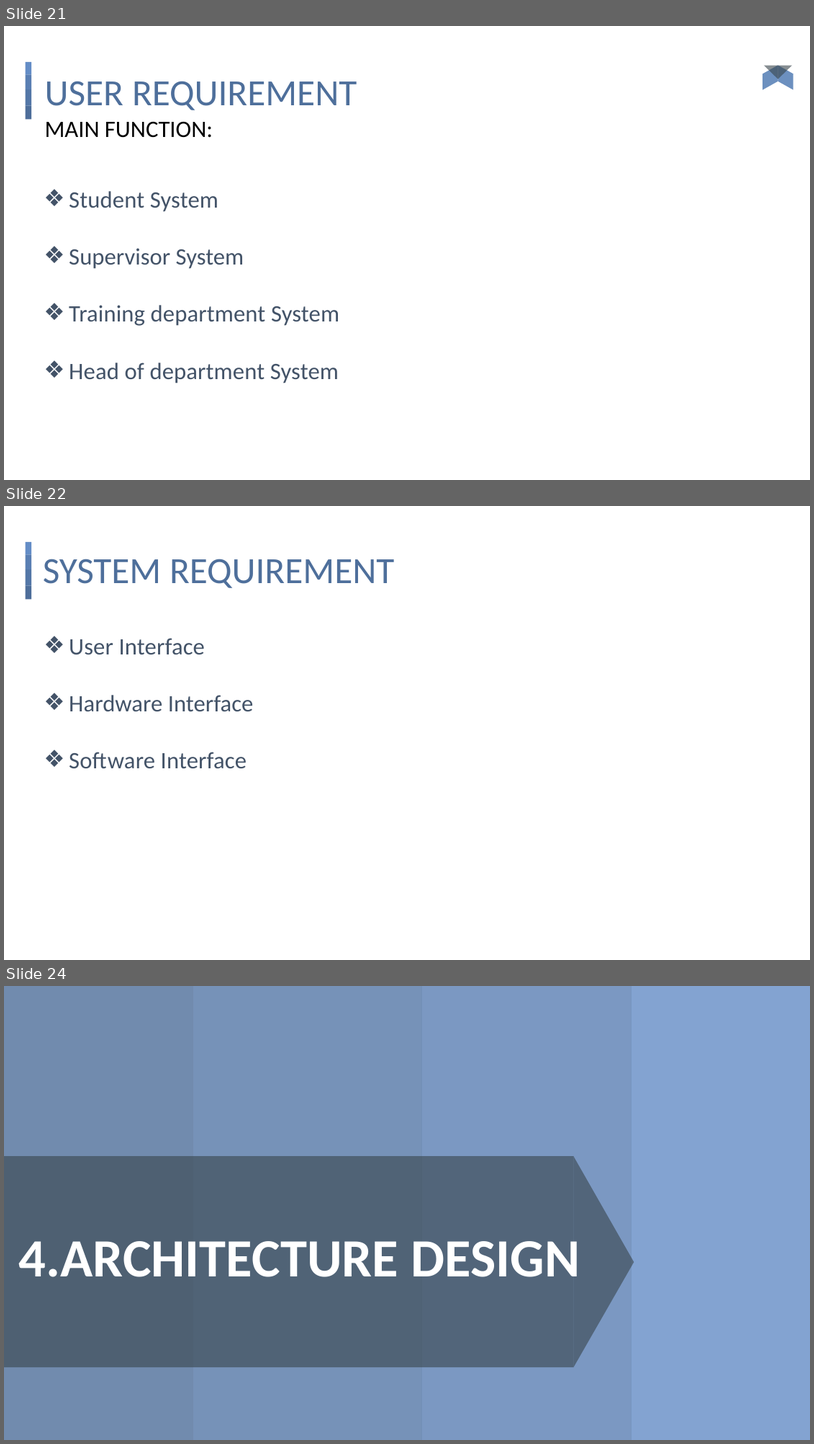
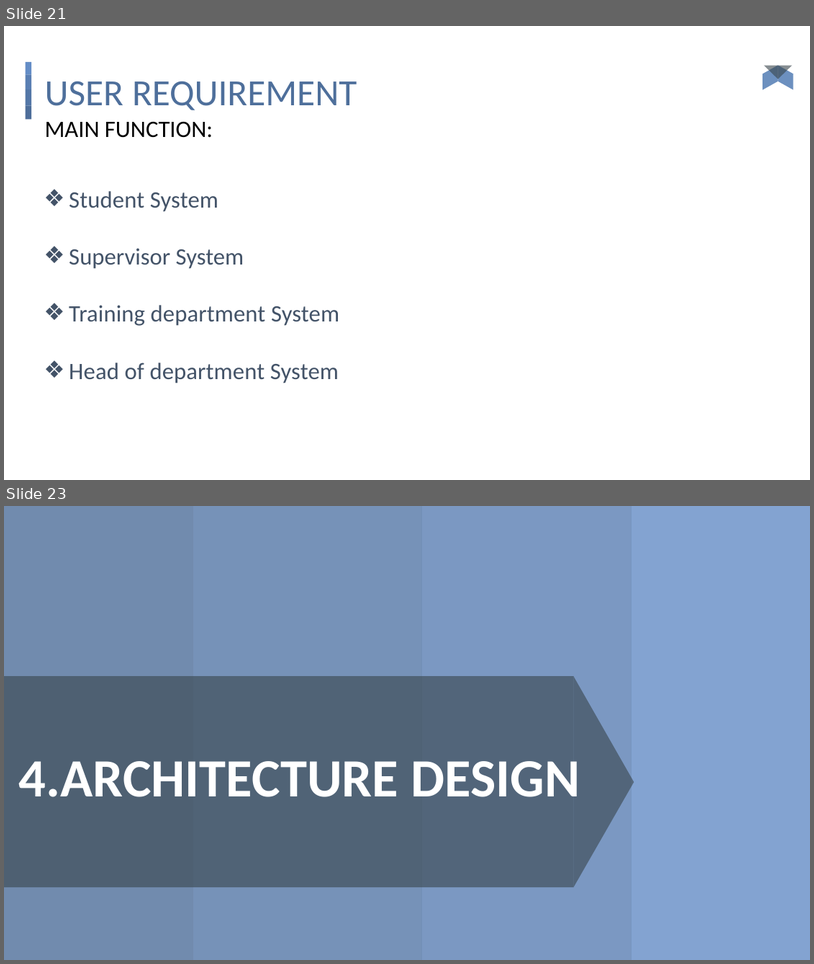
Before and after one commit to ducken1412/CapstoneProjectManagement, a slide deck: FPTU CAPSTONE PROJECT MANAGEMENT.pptx. Shown one above the other, each under a label of ours: slides 21, 22 and 24 before the commit, slides 21 and 23 after it; the slides between them are not shown. The pictures are 814x1444 and 814x964 pixels, drawn with LibreOffice and Linux fonts; fonts in the diff are those of the drawing. Boxes give left, top, right and bottom in pixels: in the first picture for what was removed or moved away, otherwise in the second. Text is boxed around its words. In the diff, an @@ line names an element or a change of style, - is before the commit and + after.

```diff
--- a/FPTU CAPSTONE PROJECT MANAGEMENT.pptx
+++ b/FPTU CAPSTONE PROJECT MANAGEMENT.pptx
@@ slide 22 removed at (4, 506, 810, 960), background #FFFFFF; not listed: 4 template elements that a slide beside it also shows @@
@@ title removed at (43, 559, 394, 588) @@
-SYSTEM REQUIREMENT
@@ text removed at (69, 638, 254, 768) @@
-❖ User Interface
-❖ Hardware Interface
-❖ Software Interface
@@ what was slide 24 is now slide 23 @@
```
Also in this commit, not shown: 5 slides changed, 1 other slide removed, 4 other files.
